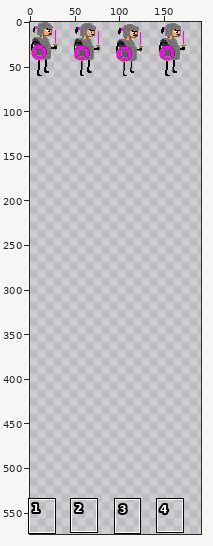
Sprite sheet, stored at project/android/assets/units/soldierSheet.png. Above, an overview of the earlier version with the close-up marked.
Close-up. As it was:
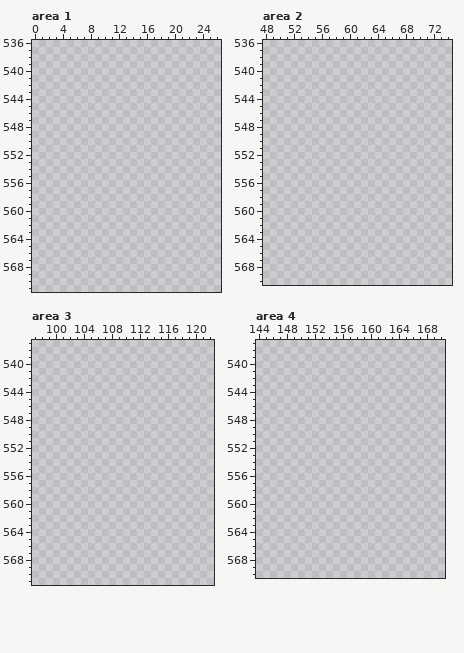
The file is 192x576 pixels. Pixels under 10% opacity are left out. Colours within 5 levels of each other are drawn and written as one. Shown: area 1: x 0..26, y 536..571; area 2: x 48..74, y 536..570; area 3: x 97..122, y 537..571; area 4: x 144..170, y 537..570. The wide view leaves out empty margins. The commit also changed other parts of the picture, which this record leaves out.
After:
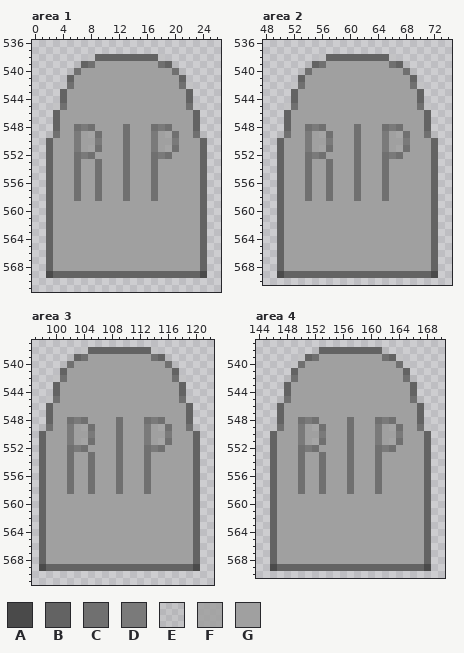
Palette (. is transparent): A #4a4a4a  B #636363  C #707070  D #7a7a7a  E #a0a0a03a  F #a0a0a0de  G #a0a0a0
Edits made:
Changed rows in their new state; - is an unchanged pixel.
Area 1:
first column x 2:
538 ------EBBBBBBBBBE------
539 ----EBCGGGGGGGGGCBE----
540 ---ECGGGGGGGGGGGGGCE---
541 ---BGGGGGGGGGGGGGGGB---
542 --ECGGGGGGGGGGGGGGGCE--
543 --BGGGGGGGGGGGGGGGGGB--
544 --BGGGGGGGGGGGGGGGGGB--
545 -ECGGGGGGGGGGGGGGGGGCE-
546 -BGGGGGGGGGGGGGGGGGGGB-
547 -BGGGGGGGGGGGGGGGGGGGB-
548 -BGGCDCGGGGCGGGCDCGGGB-
549 ECGGDGFCGGGCGGGDGFCGGCE
550 BGGGDGGDGGGCGGGDGGDGGGB
551 BGGGDGFCGGGCGGGDGFCGGGB
552 BGGGCDCGGGGCGGGCDCGGGGB
553 BGGGCGGCGGGCGGGCGGGGGGB
554 BGGGCGGCGGGCGGGCGGGGGGB
555 BGGGCGGCGGGCGGGCGGGGGGB
556 BGGGCGGCGGGCGGGCGGGGGGB
557 BGGGCGGCGGGCGGGCGGGGGGB
558 BGGGCGGCGGGCGGGCGGGGGGB
559 BGGGGGGGGGGGGGGGGGGGGGB
560 BGGGGGGGGGGGGGGGGGGGGGB
561 BGGGGGGGGGGGGGGGGGGGGGB
562 BGGGGGGGGGGGGGGGGGGGGGB
563 BGGGGGGGGGGGGGGGGGGGGGB
564 BGGGGGGGGGGGGGGGGGGGGGB
565 BGGGGGGGGGGGGGGGGGGGGGB
566 BGGGGGGGGGGGGGGGGGGGGGB
567 BGGGGGGGGGGGGGGGGGGGGGB
568 BGGGGGGGGGGGGGGGGGGGGGB
569 ABBBBBBBBBBBBBBBBBBBBBA
Area 2:
first column x 50:
538 ------EBBBBBBBBBE------
539 ----EBCGGGGGGGGGCBE----
540 ---ECGGGGGGGGGGGGGCE---
541 ---BGGGGGGGGGGGGGGGB---
542 --ECGGGGGGGGGGGGGGGCE--
543 --BGGGGGGGGGGGGGGGGGB--
544 --BGGGGGGGGGGGGGGGGGB--
545 -ECGGGGGGGGGGGGGGGGGCE-
546 -BGGGGGGGGGGGGGGGGGGGB-
547 -BGGGGGGGGGGGGGGGGGGGB-
548 -BGGCDCGGGGCGGGCDCGGGB-
549 ECGGDGFCGGGCGGGDGFCGGCE
550 BGGGDGGDGGGCGGGDGGDGGGB
551 BGGGDGFCGGGCGGGDGFCGGGB
552 BGGGCDCGGGGCGGGCDCGGGGB
553 BGGGCGGCGGGCGGGCGGGGGGB
554 BGGGCGGCGGGCGGGCGGGGGGB
555 BGGGCGGCGGGCGGGCGGGGGGB
556 BGGGCGGCGGGCGGGCGGGGGGB
557 BGGGCGGCGGGCGGGCGGGGGGB
558 BGGGCGGCGGGCGGGCGGGGGGB
559 BGGGGGGGGGGGGGGGGGGGGGB
560 BGGGGGGGGGGGGGGGGGGGGGB
561 BGGGGGGGGGGGGGGGGGGGGGB
562 BGGGGGGGGGGGGGGGGGGGGGB
563 BGGGGGGGGGGGGGGGGGGGGGB
564 BGGGGGGGGGGGGGGGGGGGGGB
565 BGGGGGGGGGGGGGGGGGGGGGB
566 BGGGGGGGGGGGGGGGGGGGGGB
567 BGGGGGGGGGGGGGGGGGGGGGB
568 BGGGGGGGGGGGGGGGGGGGGGB
569 ABBBBBBBBBBBBBBBBBBBBBA
Area 3:
first column x 98:
538 ------EBBBBBBBBBE------
539 ----EBCGGGGGGGGGCBE----
540 ---ECGGGGGGGGGGGGGCE---
541 ---BGGGGGGGGGGGGGGGB---
542 --ECGGGGGGGGGGGGGGGCE--
543 --BGGGGGGGGGGGGGGGGGB--
544 --BGGGGGGGGGGGGGGGGGB--
545 -ECGGGGGGGGGGGGGGGGGCE-
546 -BGGGGGGGGGGGGGGGGGGGB-
547 -BGGGGGGGGGGGGGGGGGGGB-
548 -BGGCDCGGGGCGGGCDCGGGB-
549 ECGGDGFCGGGCGGGDGFCGGCE
550 BGGGDGGDGGGCGGGDGGDGGGB
551 BGGGDGFCGGGCGGGDGFCGGGB
552 BGGGCDCGGGGCGGGCDCGGGGB
553 BGGGCGGCGGGCGGGCGGGGGGB
554 BGGGCGGCGGGCGGGCGGGGGGB
555 BGGGCGGCGGGCGGGCGGGGGGB
556 BGGGCGGCGGGCGGGCGGGGGGB
557 BGGGCGGCGGGCGGGCGGGGGGB
558 BGGGCGGCGGGCGGGCGGGGGGB
559 BGGGGGGGGGGGGGGGGGGGGGB
560 BGGGGGGGGGGGGGGGGGGGGGB
561 BGGGGGGGGGGGGGGGGGGGGGB
562 BGGGGGGGGGGGGGGGGGGGGGB
563 BGGGGGGGGGGGGGGGGGGGGGB
564 BGGGGGGGGGGGGGGGGGGGGGB
565 BGGGGGGGGGGGGGGGGGGGGGB
566 BGGGGGGGGGGGGGGGGGGGGGB
567 BGGGGGGGGGGGGGGGGGGGGGB
568 BGGGGGGGGGGGGGGGGGGGGGB
569 ABBBBBBBBBBBBBBBBBBBBBA
Area 4:
first column x 146:
538 ------EBBBBBBBBBE------
539 ----EBCGGGGGGGGGCBE----
540 ---ECGGGGGGGGGGGGGCE---
541 ---BGGGGGGGGGGGGGGGB---
542 --ECGGGGGGGGGGGGGGGCE--
543 --BGGGGGGGGGGGGGGGGGB--
544 --BGGGGGGGGGGGGGGGGGB--
545 -ECGGGGGGGGGGGGGGGGGCE-
546 -BGGGGGGGGGGGGGGGGGGGB-
547 -BGGGGGGGGGGGGGGGGGGGB-
548 -BGGCDCGGGGCGGGCDCGGGB-
549 ECGGDGFCGGGCGGGDGFCGGCE
550 BGGGDGGDGGGCGGGDGGDGGGB
551 BGGGDGFCGGGCGGGDGFCGGGB
552 BGGGCDCGGGGCGGGCDCGGGGB
553 BGGGCGGCGGGCGGGCGGGGGGB
554 BGGGCGGCGGGCGGGCGGGGGGB
555 BGGGCGGCGGGCGGGCGGGGGGB
556 BGGGCGGCGGGCGGGCGGGGGGB
557 BGGGCGGCGGGCGGGCGGGGGGB
558 BGGGCGGCGGGCGGGCGGGGGGB
559 BGGGGGGGGGGGGGGGGGGGGGB
560 BGGGGGGGGGGGGGGGGGGGGGB
561 BGGGGGGGGGGGGGGGGGGGGGB
562 BGGGGGGGGGGGGGGGGGGGGGB
563 BGGGGGGGGGGGGGGGGGGGGGB
564 BGGGGGGGGGGGGGGGGGGGGGB
565 BGGGGGGGGGGGGGGGGGGGGGB
566 BGGGGGGGGGGGGGGGGGGGGGB
567 BGGGGGGGGGGGGGGGGGGGGGB
568 BGGGGGGGGGGGGGGGGGGGGGB
569 ABBBBBBBBBBBBBBBBBBBBBA
Changed places in both close-ups, as pixel boxes (x1, y1, x2, y2):
added: (46, 54, 207, 278)
added: (277, 54, 438, 278)
added: (39, 347, 200, 571)
added: (270, 347, 431, 571)
